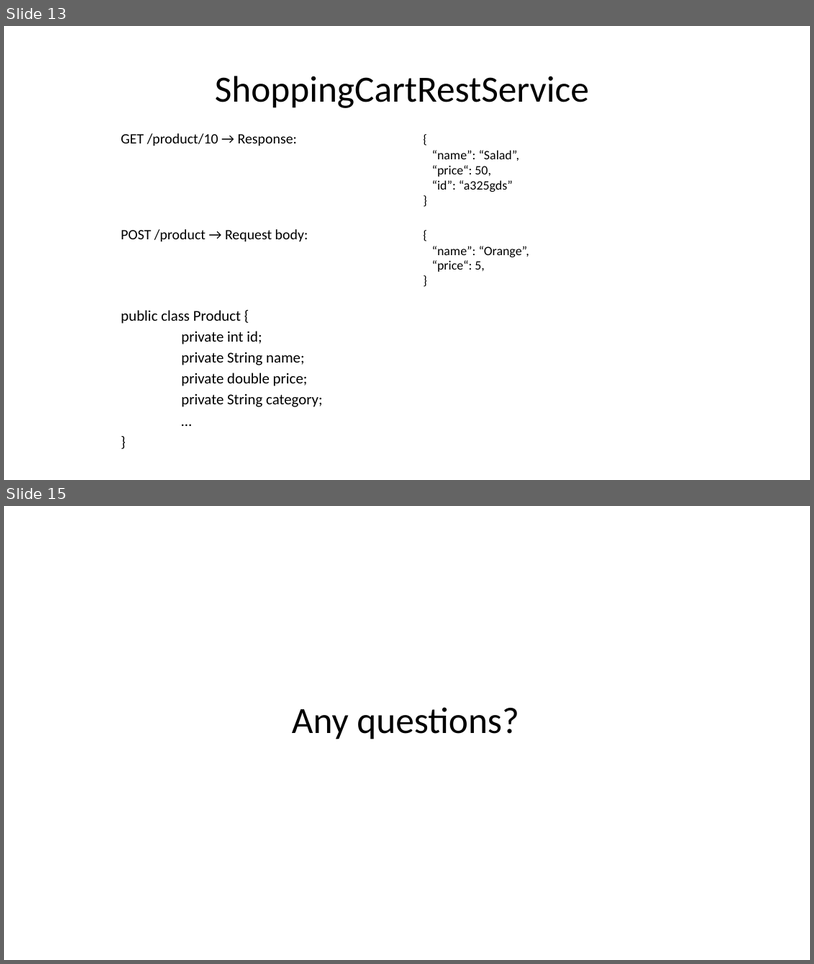
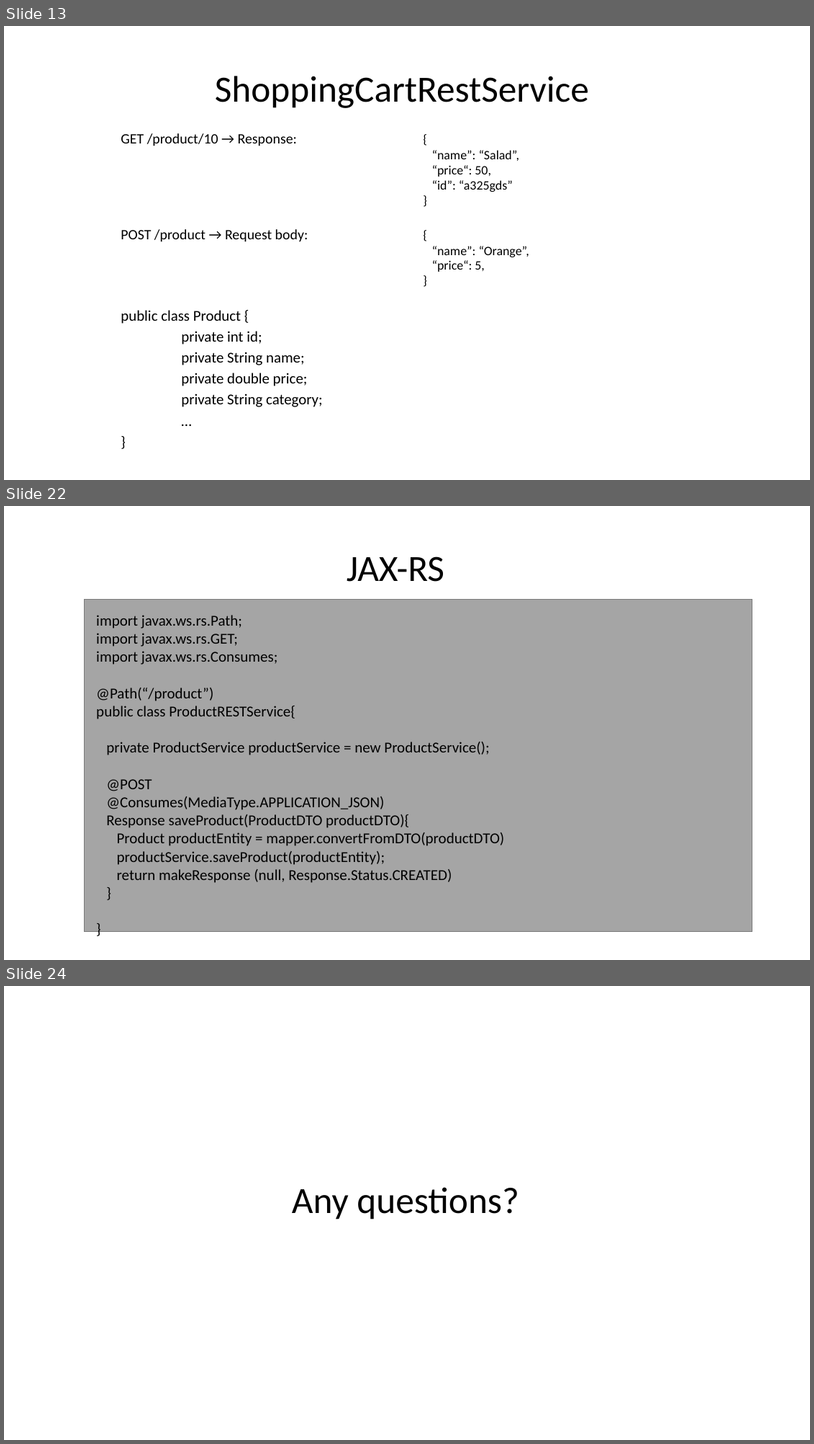
Before and after one commit to lauti910/java-bootcamp-2017, a slide deck: Extra Material/Topic 7) REST.pptx. Shown one above the other, each under a label of ours: slides 13 and 15 before the commit, slides 13, 22 and 24 after it; the slides between them are not shown. The pictures are 814x964 and 814x1444 pixels, drawn with LibreOffice and Linux fonts; fonts in the diff are those of the drawing. Boxes give left, top, right and bottom in pixels: in the first picture for what was removed or moved away, otherwise in the second. Text is boxed around its words. In the diff, an @@ line names an element or a change of style, - is before the commit and + after.

```diff
--- a/Extra Material/Topic 7) REST.pptx
+++ b/Extra Material/Topic 7) REST.pptx
@@ slide 22 added at (4,506,810,960), background #FFFFFF @@
@@ title added at (347,556,445,582), 44 pt, text #000000 @@
+JAX-RS
@@ rectangle added at (85,599,753,932), fill #A5A5A5, outline #7A7A7A 1 pt @@
@@ text added at (96,615,504,883), 18 pt, text #000000 @@
+import javax.ws.rs.Path;
+import javax.ws.rs.GET;
+import javax.ws.rs.Consumes;
+@Path(“/product”)
+public class ProductRESTService{
+private ProductService productService = new ProductService();
+@POST
+@Consumes(MediaType.APPLICATION_JSON)
+Response saveProduct(ProductDTO productDTO){
+Product productEntity = mapper.convertFromDTO(productDTO)
+productService.saveProduct(productEntity);
+return makeResponse (null, Response.Status.CREATED)
+}
+}
@@ what was slide 15 is now slide 24 @@
```
Also in this commit, not shown: 3 slides changed, 8 other slides added, 1 other file.
